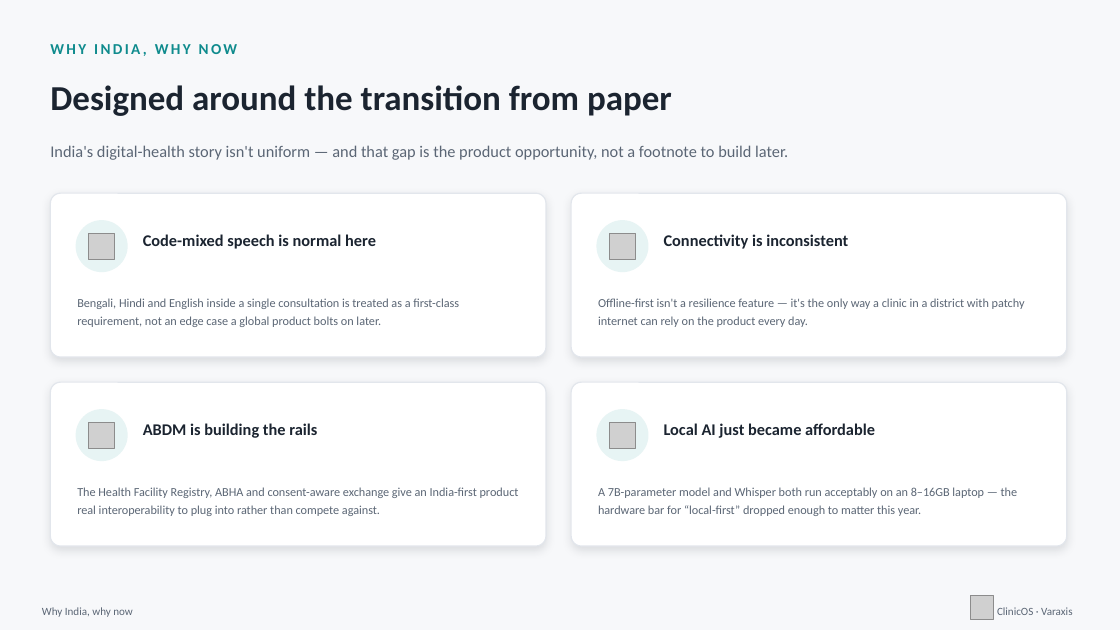
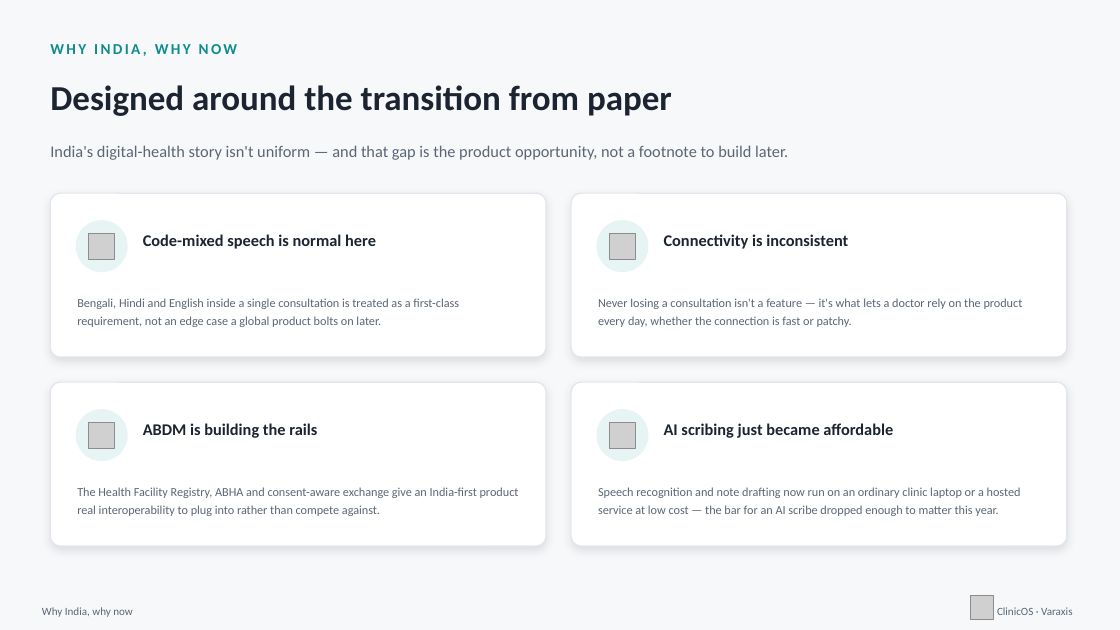
Before and after one commit to realishaanseal/clinicos, a slide deck: slide 7 of artifacts/ClinicOS_Hackathon_Deck.pptx. Drawn at 1120x630 pixels with LibreOffice and Linux fonts; fonts in the diff are those of the drawing; grey boxes stand for pictures. Boxes give left, top, right and bottom in pixels: in the first picture for what was removed or moved away, otherwise in the second. Text is boxed around its words. In the diff, an @@ line names an element or a change of style, - is before the commit and + after.

```diff
--- a/artifacts/ClinicOS_Hackathon_Deck.pptx
+++ b/artifacts/ClinicOS_Hackathon_Deck.pptx
@@ text at box(598, 298, 1023, 327): text changed @@
-Offline-first isn't a resilience feature — it's the only way a clinic in a district with patchy internet can rely on the product every day.
+Never losing a consultation isn't a feature — it's what lets a doctor rely on the product every day, whether the connection is fast or patchy.
@@ text at box(664, 423, 893, 438): text changed @@
-Local AI just became affordable
+AI scribing just became affordable
@@ text at box(598, 487, 1021, 516): text changed @@
-A 7B-parameter model and Whisper both run acceptably on an 8–16GB laptop — the hardware bar for “local-first” dropped enough to matter this year.
+Speech recognition and note drafting now run on an ordinary clinic laptop or a hosted service at low cost — the bar for an AI scribe dropped enough to matter this year.
```
Also in this commit, not shown: 6 other slides changed, 10 other files.
